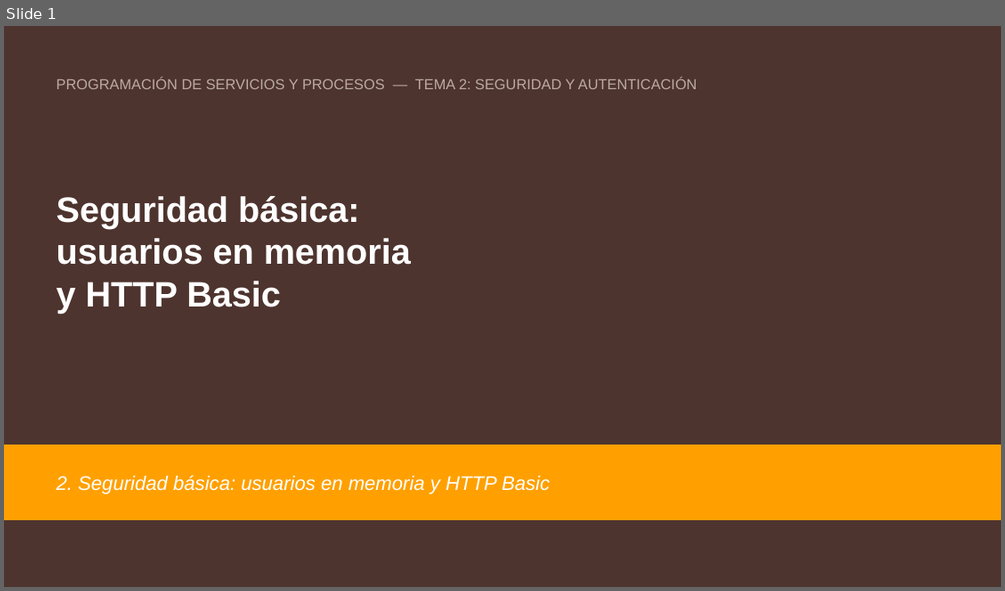
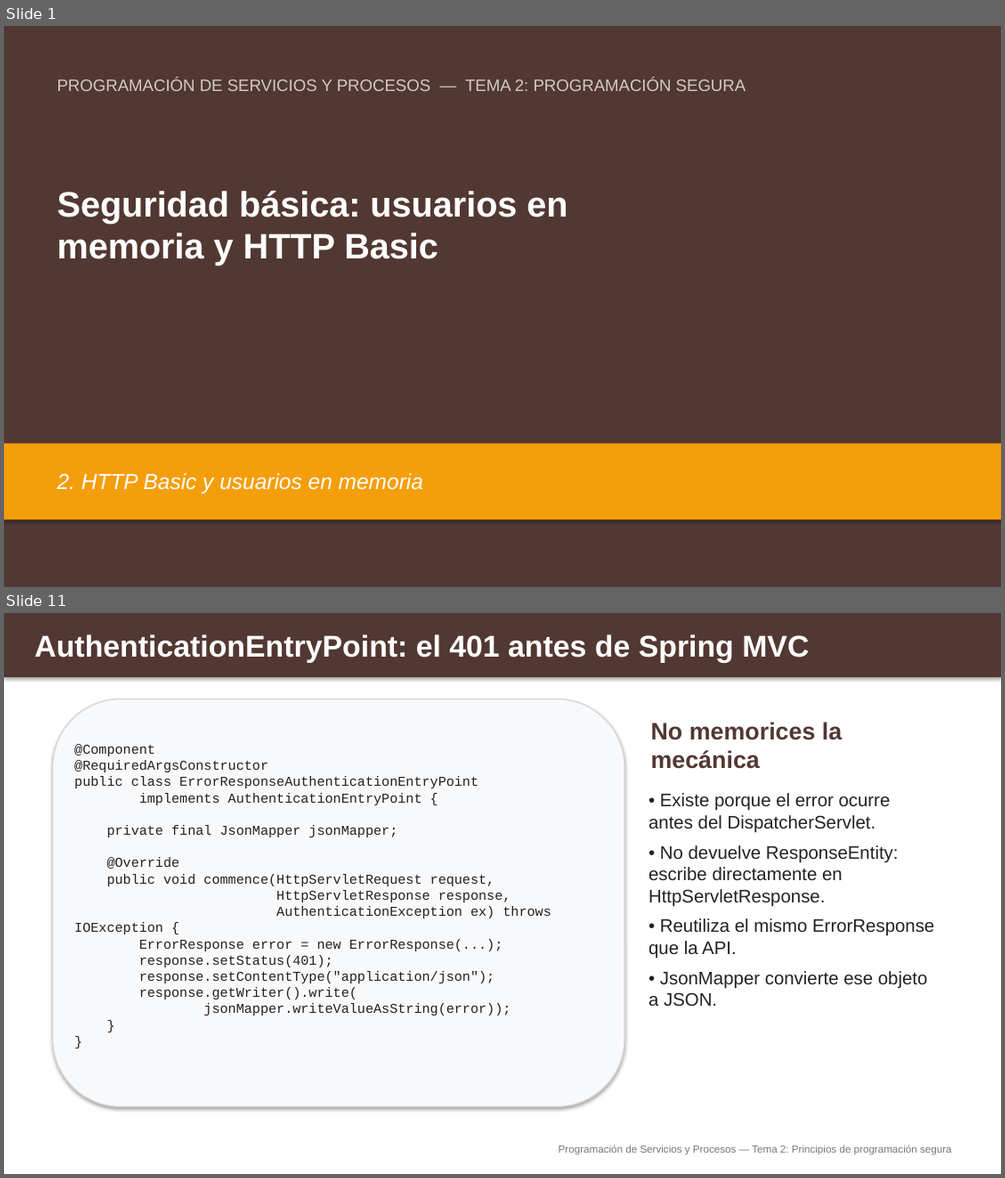
Before and after one commit to aitorventura/programacion-servicios-procesos, a slide deck: docs/tema2/diapositivas/seguridad-basica-http-basic.pptx. Shown one above the other, each under a label of ours: slide 1 before the commit, slides 1 and 11 after it; the slides between them are not shown. The pictures are 1005x591 and 1005x1178 pixels, drawn with LibreOffice and Linux fonts; fonts in the diff are those of the drawing. Boxes give left, top, right and bottom in pixels: in the first picture for what was removed or moved away, otherwise in the second. Text is boxed around its words. In the diff, an @@ line names an element or a change of style, - is before the commit and + after.

Commit message:
primeras sesiones de tema 2

```diff
--- a/docs/tema2/diapositivas/seguridad-basica-http-basic.pptx
+++ b/docs/tema2/diapositivas/seguridad-basica-http-basic.pptx
@@ slide 11 added at bbox=[4, 613, 1001, 1174], background #FFFFFF @@
@@ rectangle added at bbox=[4, 613, 1001, 677], fill #523832 @@
@@ text added at bbox=[34, 634, 809, 663], 29 pt, text #FFFFFF, bold @@
+AuthenticationEntryPoint: el 401 antes de Spring MVC
@@ rounded rectangle added at bbox=[53, 699, 624, 1107], fill #F8F9FB, outline #D7D7D7 1.2 pt @@
@@ text added at bbox=[74, 744, 551, 1015], 13 pt, text #222222 @@
+@Component
+@RequiredArgsConstructor
+public class ErrorResponseAuthenticationEntryPoint
+implements AuthenticationEntryPoint {
+private final JsonMapper jsonMapper;
+@Override
+public void commence(HttpServletRequest request,
+HttpServletResponse response,
+AuthenticationException ex) throws IOException {
+ErrorResponse error = new ErrorResponse(...);
+response.setStatus(401);
+response.setContentType("application/json");
+response.getWriter().write(
+jsonMapper.writeValueAsString(error));
+}
+}
@@ text added at bbox=[651, 722, 841, 769], 23 pt, text #523832, bold @@
+No memorices la mecánica
@@ text added at bbox=[648, 793, 934, 1006], 17.5 pt, text #222222 @@
+• Existe porque el error ocurre antes del DispatcherServlet.
+• No devuelve ResponseEntity: escribe directamente en HttpServletResponse.
+• Reutiliza el mismo ErrorResponse que la API.
+• JsonMapper convierte ese objeto a JSON.
@@ text added at bbox=[558, 1144, 952, 1155], 10 pt, text #787878 @@
+Programación de Servicios y Procesos — Tema 2: Principios de programación segura
@@ slide 1 changed as well @@
@@ background #4E342E to #523832 @@
@@ text at bbox=[57, 78, 746, 91]: text changed; size 14 to 16 pt; text colour #BCAAA4 to #D2C9C5 @@
-PROGRAMACIÓN DE SERVICIOS Y PROCESOS — TEMA 2: SEGURIDAD Y AUTENTICACIÓN
+PROGRAMACIÓN DE SERVICIOS Y PROCESOS — TEMA 2: PROGRAMACIÓN SEGURA
@@ text at bbox=[57, 191, 567, 265]: text changed @@
-Seguridad básica:
-usuarios en memoria
-y HTTP Basic
+Seguridad básica: usuarios en
+memoria y HTTP Basic
@@ rectangle at bbox=[4, 443, 1001, 520]: fill #FFA000 to #F59E0B; outline #FFA000 1 pt to none; shadow on @@
@@ vertical alignment middle to top in 3 elements at bbox=[57, 191, 567, 265], bbox=[57, 78, 746, 91], bbox=[57, 473, 423, 493] @@
@@ text at bbox=[57, 473, 423, 493]: text changed; size 19 to 21 pt @@
-2. Seguridad básica: usuarios en memoria y HTTP Basic
+2. HTTP Basic y usuarios en memoria
```
Also in this commit, not shown: 2 other slides changed, 10 other slides added, 27 slides removed, 17 other files.
